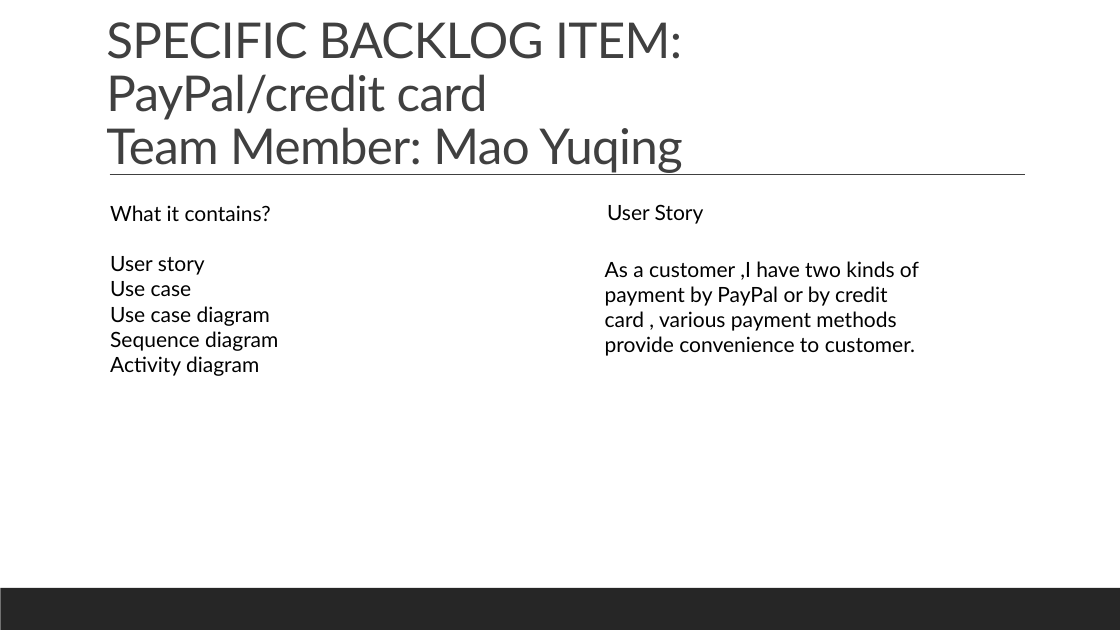
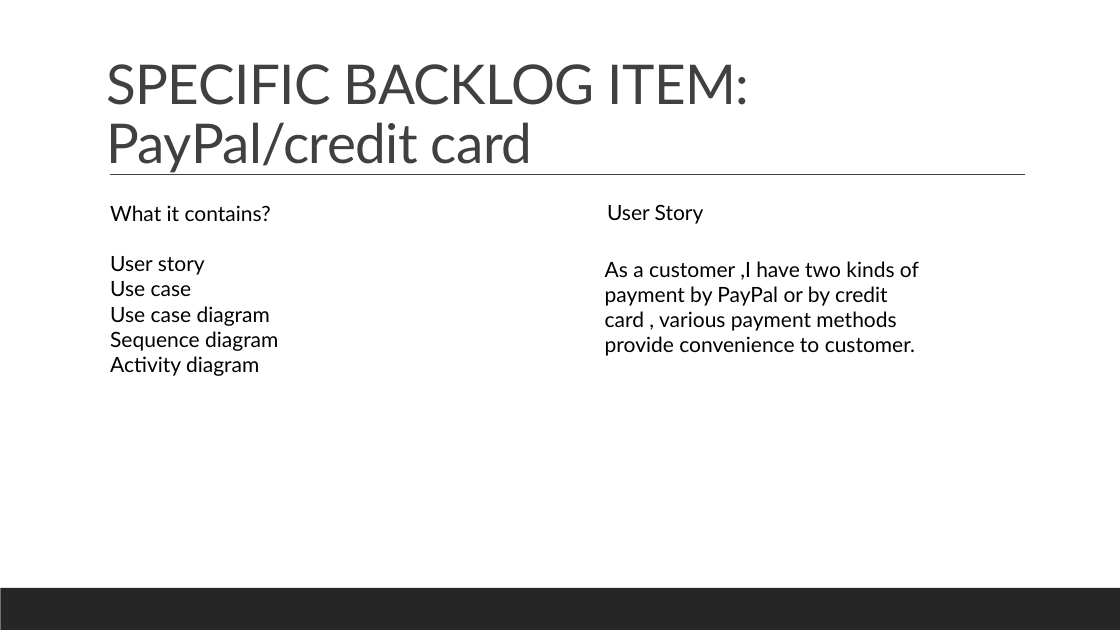
Before and after one commit to zzmaoyuqing/SWA_project, a slide deck: slide 6 of PPT.pptx. Drawn at 1120x630 pixels with LibreOffice and Linux fonts; fonts in the diff are those of the drawing. Boxes give left, top, right and bottom in pixels: in the first picture for what was removed or moved away, otherwise in the second. Text is boxed around its words. In the diff, an @@ line names an element or a change of style, - is before the commit and + after.

Commit message:
delete others backlogs

```diff
--- a/PPT.pptx
+++ b/PPT.pptx
@@ title at (106, 64, 749, 173): text changed; size 42.3 to 47 pt @@
-SPECIFIC BACKLOG ITEM:
-PayPal/credit card
-Team Member: Mao Yuqing
+SPECIFIC BACKLOG ITEM:
+PayPal/credit card
```
Also in this commit, not shown: 4 other slides changed, 3 slides removed.
